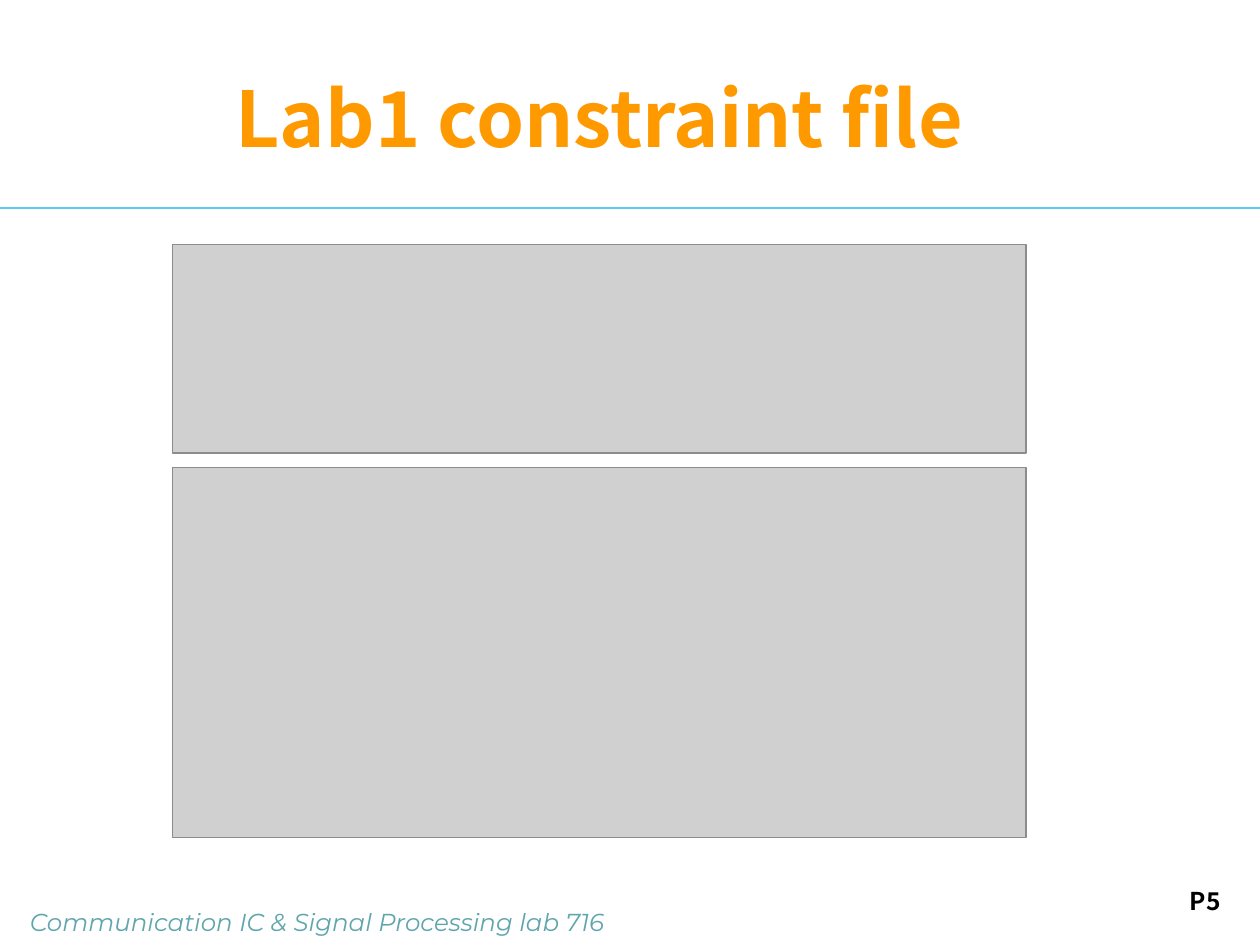
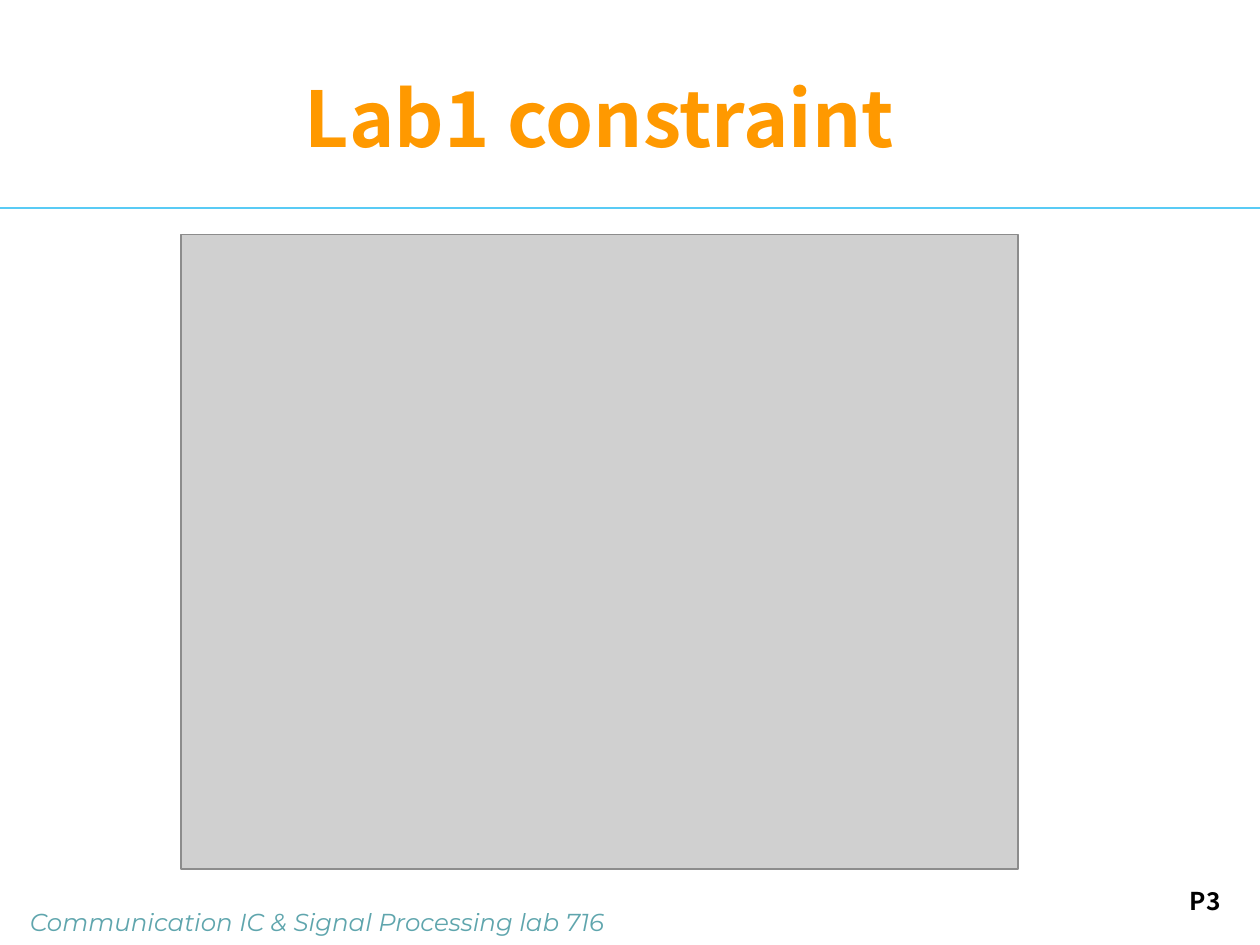
Before and after one commit to putoze/FPGA, a slide deck: slide 3 of lab1/lab1_e/Lab1_Flash_LED.pptx (slide 5 before the commit). Drawn at 1260x945 pixels with LibreOffice and Linux fonts; fonts in the diff are those of the drawing; grey boxes stand for pictures; background and template pictures are left out. Boxes give left, top, right and bottom in pixels: in the first picture for what was removed or moved away, otherwise in the second. Text is boxed around its words. In the diff, an @@ line names an element or a change of style, - is before the commit and + after.

```diff
--- a/lab1/lab1_e/Lab1_Flash_LED.pptx
+++ b/lab1/lab1_e/Lab1_Flash_LED.pptx
@@ title at [305, 84, 893, 148]: text changed @@
-Lab1 constraint file
+Lab1 constraint
@@ picture: place and size @@
-picture at [173, 467, 1026, 837]
+picture at [181, 234, 1018, 869]
@@ picture removed at [173, 244, 1026, 452] @@
@@ page number at [1190, 891, 1221, 911]: text changed @@
-P5
+P3
```
Also in this commit, not shown: 4 other slides changed, 1 slide removed, 56 other files.
